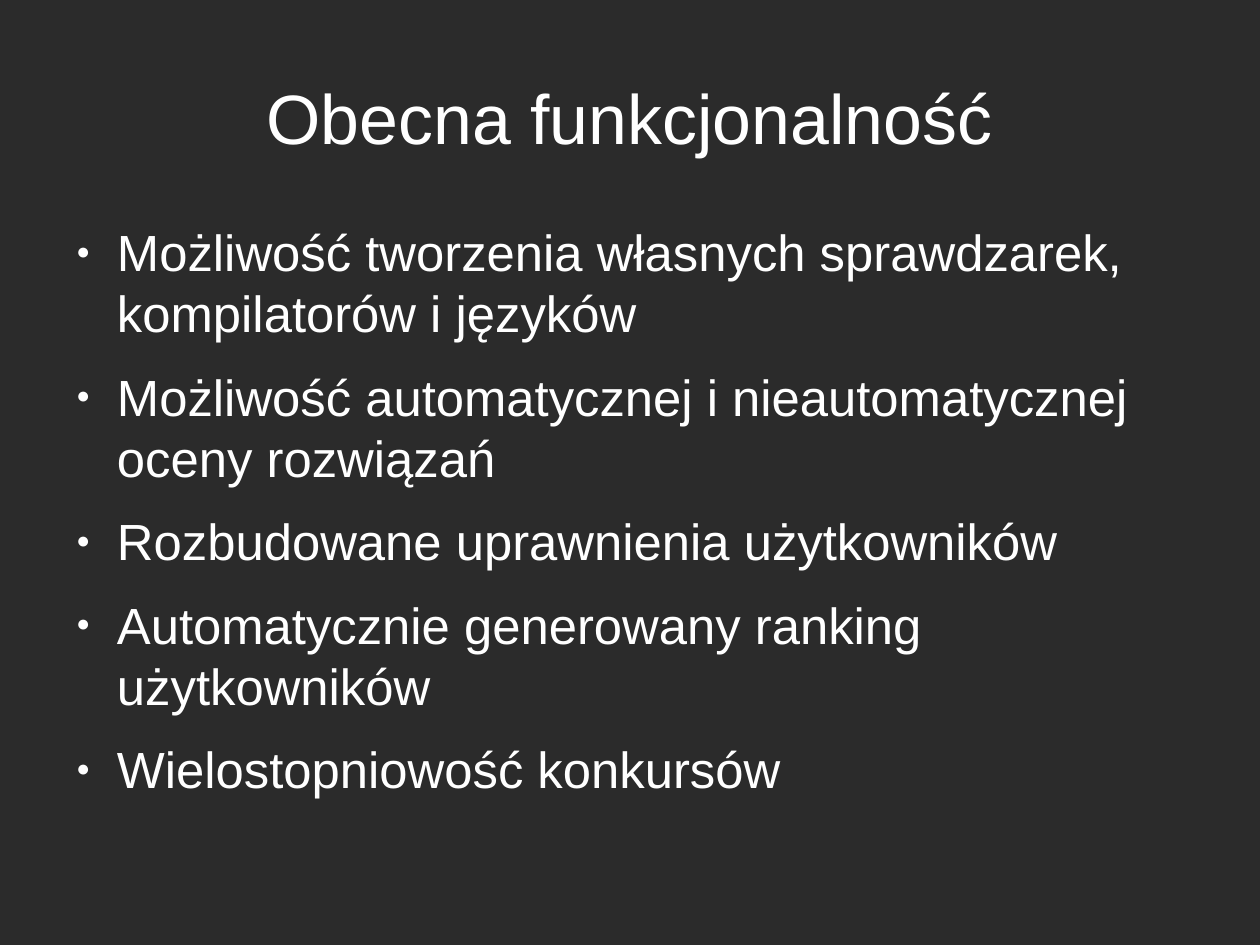
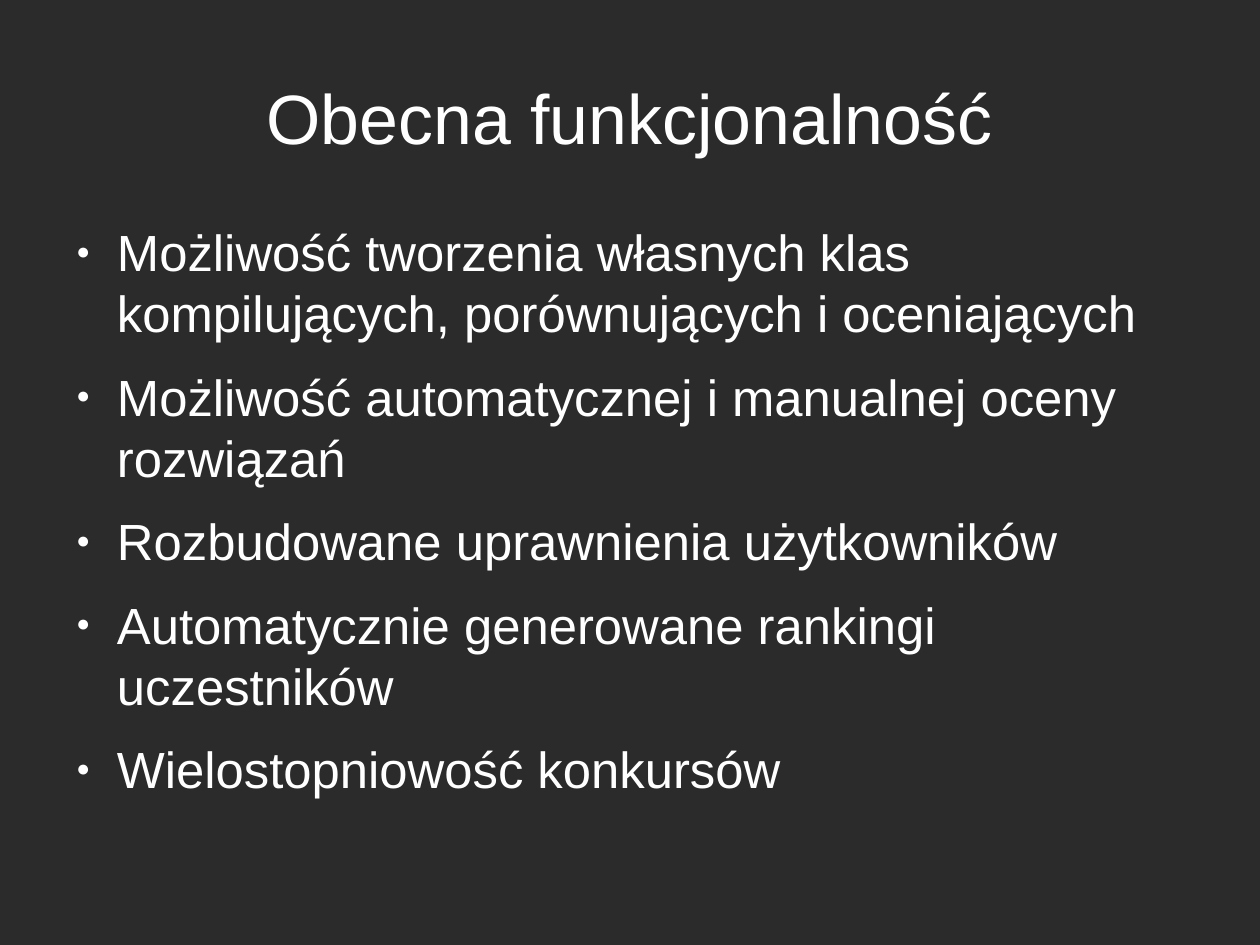
Before and after one commit to faramir/ZawodyWeb, a slide deck: slide 6 of res/prezentacja.odp (slide 5 before the commit). Drawn at 1260x945 pixels with LibreOffice and Linux fonts; fonts in the diff are those of the drawing; background and template pictures are left out; a plain dark background stands for a picture behind light text. Boxes give left, top, right and bottom in pixels: in the first picture for what was removed or moved away, otherwise in the second. Text is boxed around its words. In the diff, an @@ line names an element or a change of style, - is before the commit and + after.

```diff
--- a/res/prezentacja.odp
+++ b/res/prezentacja.odp
@@ text at <box>117,233,1136,487</box>: text changed @@
-● Możliwość tworzenia własnych sprawdzarek, kompilatorów i języków
-● Możliwość automatycznej i nieautomatycznej oceny rozwiązań
+● Możliwość tworzenia własnych klas kompilujących, porównujących i oceniających
+● Możliwość automatycznej i manualnej oceny rozwiązań
@@ text at <box>117,607,936,706</box>: text changed @@
-● Automatycznie generowany ranking użytkowników
+● Automatycznie generowane rankingi uczestników
```
Also in this commit, not shown: 4 other slides changed, 1 slide added, 1 slide removed, 1 other file.
